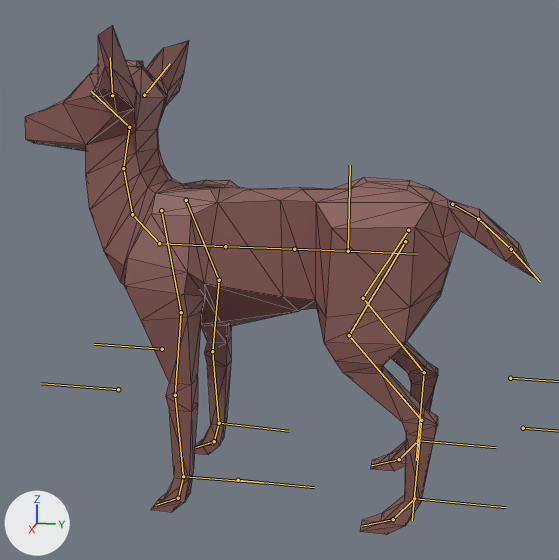
One commit to the glTF model Assets_in_Progress/DeerCreature.glb: the scene before it, then after it.
Camera for both pictures: a 50 mm lens placed at (15.24, 3.98, 8.44), pointed at (0.0, 0.94, 4.64). The axes (+X, +Y, +Z) are drawn at lower left. The lights are the same throughout. The bones that bend it are drawn over the model as lines. Mesh edges are drawn as thin lines.

The first picture shows 'Deer'.
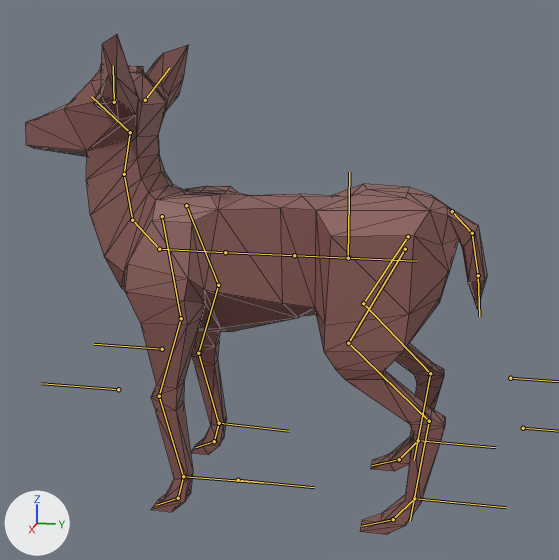
The newer file adds an action. The first version stands in its rest pose; the second is drawn at frame 153 of the action 'Deer_Idle'.

Edits to the scene script, one JSON object a line:
```json
{"block": "bone_rig_ctrl", "where": "bone_rig_ctrl = bpy.data.objects['Armature'].pose.bones['rig_CTRL']  # child of 'root'"}
{"op": "set", "path": "bone_rig_ctrl.location", "old": "(0.0, 0.0, 0.0)", "new": "(0.0, -0.14, 0.0)"}
{"block": "bone_tail_001", "where": "bone_tail_001 = bpy.data.objects['Armature'].pose.bones['tail.001']  # child of 'pelvis'"}
{"op": "set", "path": "bone_tail_001.rotation_quaternion", "old": "(1.0, 0.0, 0.0, 0.0)", "new": "(0.988, -0.156, 0.014, 0.002)", "note": "degrees (0, 0, 0) -> degrees (-18, 2, 0)"}
{"block": "bone_tail_002", "where": "bone_tail_002 = bpy.data.objects['Armature'].pose.bones['tail.002']  # child of 'tail.001'"}
{"op": "set", "path": "bone_tail_002.rotation_quaternion", "old": "(1.0, 0.0, 0.0, 0.0)", "new": "(0.985, -0.175, 0.004, -0.006)", "note": "degrees (0, 0, 0) -> degrees (-20, 0, -1)"}
{"block": "bone_backleg_002_l", "where": "bone_backleg_002_l = bpy.data.objects['Armature'].pose.bones['backLeg.002.L']  # child of 'backLeg.001.L'"}
{"op": "set", "path": "bone_backleg_002_l.rotation_quaternion", "old": "(1.0, 0.0, 0.0, 0.0)", "new": "(0.999, 0.0, -0.006, 0.046)", "note": "degrees (0, 0, 0) -> degrees (0, -1, 5)"}
{"block": "bone_backleg_003_l", "where": "bone_backleg_003_l = bpy.data.objects['Armature'].pose.bones['backLeg.003.L']  # child of 'backLeg.002.L'"}
{"op": "set", "path": "bone_backleg_003_l.rotation_quaternion", "old": "(1.0, 0.0, 0.0, 0.0)", "new": "(0.996, 0.005, 0.0, -0.091)", "note": "degrees (0, 0, 0) -> degrees (1, 0, -10)"}
{"block": "bone_backleg_002_r", "where": "bone_backleg_002_r = bpy.data.objects['Armature'].pose.bones['backLeg.002.R']  # child of 'backLeg.001.R'"}
{"op": "set", "path": "bone_backleg_002_r.rotation_quaternion", "old": "(1.0, 0.0, 0.0, 0.0)", "new": "(0.999, -0.004, -0.006, -0.038)", "note": "degrees (0, 0, 0) -> degrees (0, -1, -4)"}
{"block": "bone_backleg_003_r", "where": "bone_backleg_003_r = bpy.data.objects['Armature'].pose.bones['backLeg.003.R']  # child of 'backLeg.002.R'"}
{"op": "set", "path": "bone_backleg_003_r.rotation_quaternion", "old": "(1.0, 0.0, 0.0, 0.0)", "new": "(0.997, 0.004, 0.0, 0.082)", "note": "degrees (0, 0, 0) -> degrees (0, 0, 9)"}
{"block": "bone_frontleg_002_l", "where": "bone_frontleg_002_l = bpy.data.objects['Armature'].pose.bones['frontLeg.002.L']  # child of 'frontLeg.001.L'"}
{"op": "set", "path": "bone_frontleg_002_l.rotation_quaternion", "old": "(1.0, 0.0, 0.0, 0.0)", "new": "(0.995, -0.003, 0.019, -0.093)", "note": "degrees (0, 0, 0) -> degrees (-1, 2, -11)"}
{"block": "bone_frontleg_003_l", "where": "bone_frontleg_003_l = bpy.data.objects['Armature'].pose.bones['frontLeg.003.L']  # child of 'frontLeg.002.L'"}
{"op": "set", "path": "bone_frontleg_003_l.rotation_quaternion", "old": "(1.0, 0.0, 0.0, 0.0)", "new": "(0.981, -0.001, 0.0, 0.192)", "note": "degrees (0, 0, 0) -> degrees (0, 0, 22)"}
{"block": "bone_frontleg_002_r", "where": "bone_frontleg_002_r = bpy.data.objects['Armature'].pose.bones['frontLeg.002.R']  # child of 'frontLeg.001.R'"}
{"op": "set", "path": "bone_frontleg_002_r.rotation_quaternion", "old": "(1.0, 0.0, 0.0, 0.0)", "new": "(0.995, -0.003, -0.019, 0.093)", "note": "degrees (0, 0, 0) -> degrees (-1, -2, 11)"}
{"block": "bone_frontleg_003_r", "where": "bone_frontleg_003_r = bpy.data.objects['Armature'].pose.bones['frontLeg.003.R']  # child of 'frontLeg.002.R'"}
{"op": "set", "path": "bone_frontleg_003_r.rotation_quaternion", "old": "(1.0, 0.0, 0.0, 0.0)", "new": "(0.981, -0.001, 0.0, -0.192)", "note": "degrees (0, 0, 0) -> degrees (0, 0, -22)"}
```

Pixel boxes [x1, y1, x2, y2] of what changed, in the pictures (559 x 560 px):
```json
{"object": "Deer", "change": "posed", "before": [25, 25, 533, 535], "after": [26, 34, 487, 535], "on screen": "9% narrower"}
{"bone": "rig_CTRL", "before": "(348, 251) to (350, 165)", "after": "(348, 258) to (349, 172)"}
{"bone": "tail.001", "before": "(452, 204) to (478, 219)", "after": "(452, 211) to (472, 233)"}
{"bone": "tail.002", "before": "(478, 219) to (511, 249)", "after": "(472, 233) to (478, 275)"}
{"bone": "backLeg.002.L", "before": "(349, 335) to (421, 420)", "after": "(348, 343) to (429, 421)"}
{"bone": "backLeg.003.L", "before": "(421, 420) to (412, 520)", "after": "(429, 421) to (410, 520)"}
{"bone": "backLeg.002.R", "before": "(363, 298) to (424, 372)", "after": "(363, 303) to (430, 373)"}
{"bone": "backLeg.003.R", "before": "(424, 372) to (416, 460)", "after": "(430, 373) to (414, 460)"}
{"bone": "frontLeg.002.L", "before": "(181, 312) to (175, 395)", "after": "(181, 318) to (159, 396)"}
{"bone": "frontLeg.003.L", "before": "(175, 395) to (183, 474)", "after": "(159, 396) to (182, 474)"}
{"bone": "frontLeg.002.R", "before": "(219, 280) to (212, 351)", "after": "(218, 285) to (198, 353)"}
{"bone": "frontLeg.003.R", "before": "(212, 351) to (218, 420)", "after": "(198, 353) to (218, 421)"}
```
